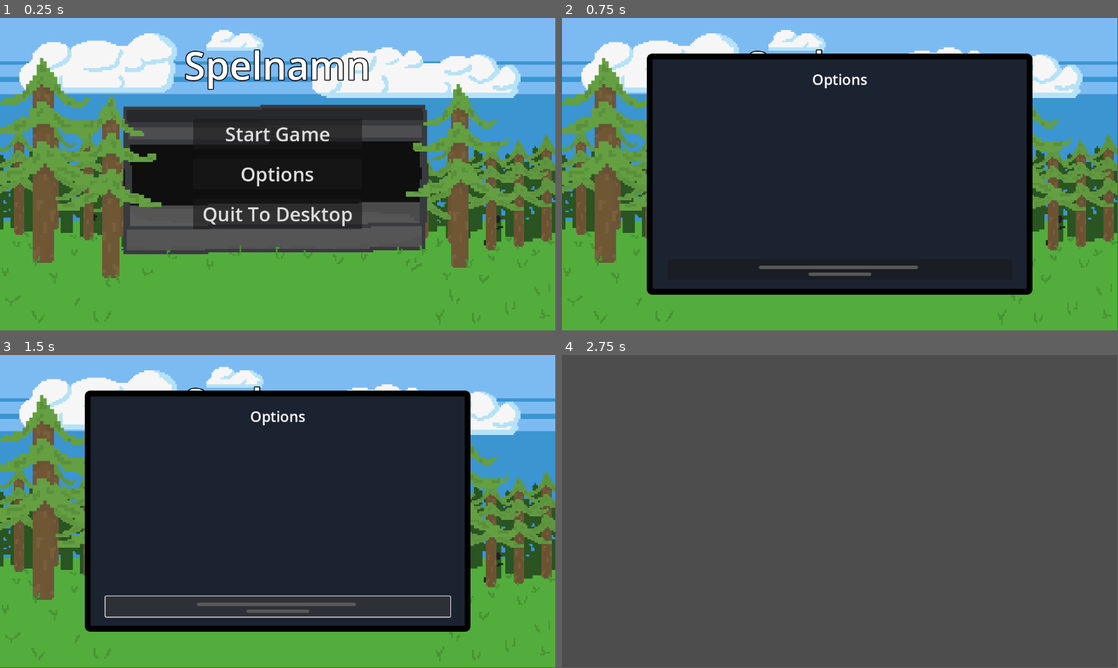
Above: before the commit, frames 1-4 (two rows, left to right).
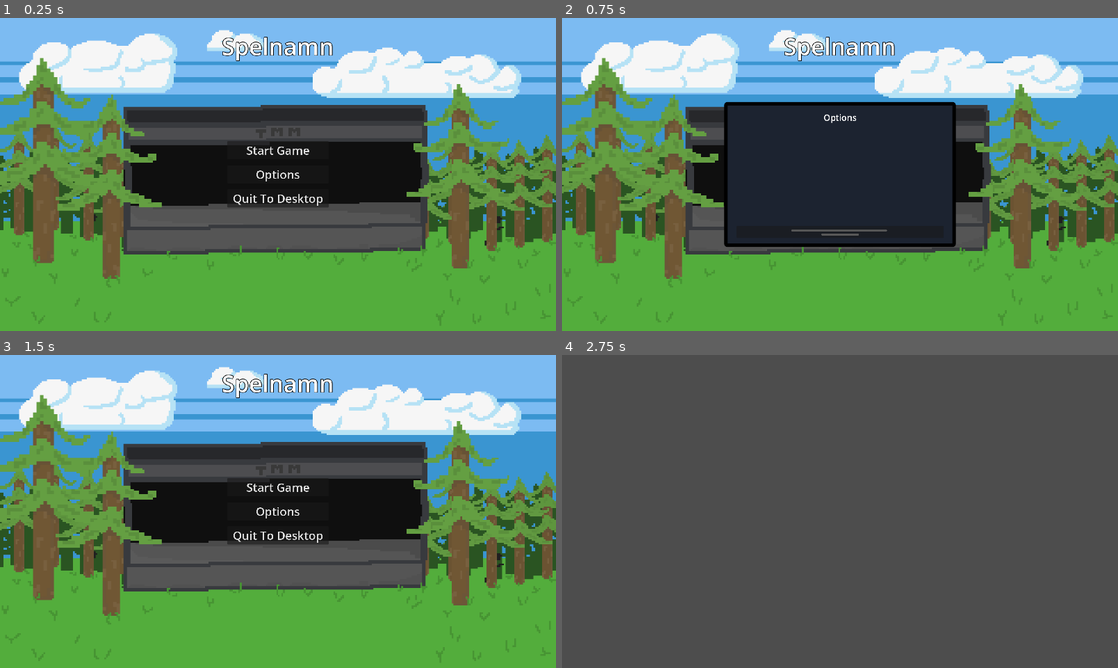
Above: after the commit, the same moments.

Repository: Goldstar32/TMMGame
Game: Godot game, scene res://Scenes/Menus/main_menu.tscn
Same seed, same stepped clock (60 frames per second), same inputs: the game is played once before the commit and once after it.
Inputs (mouse positions are in pixels of both pictures, inside the frame that each line leads up to; where the layout moved, square brackets give the same spot in the first picture):
- Up to frame 1 (0.25 s): no input
- Up to frame 2 (0.75 s): click "Options" at 0.5 s
- Up to frame 3 (1.5 s): click (278, 567) [278, 605] at 1.25 s
- Up to frame 4 (2.75 s): click "Start Game" at 2 s
The window is 799x449 before the commit and 800x450 after it. Grey fills any space a smaller window leaves; there, only what the larger window draws over its background counts as a difference.

The runs differ from the first frame. In frame 1, 8.8% of the frame differs, in the area x 0-100%, y 0-99%; in frame 2, 37%; in frame 3, 53%; in frame 4, only the window size differs.

Commit message:
Ändrade aspect ratio

Diff:
--- a/Scenes/Menus/main_menu.tscn
+++ b/Scenes/Menus/main_menu.tscn
@@ -1,7 +1,6 @@
-[gd_scene load_steps=4 format=3 uid="uid://dahoia7y3oll3"]
+[gd_scene load_steps=3 format=3 uid="uid://dahoia7y3oll3"]
 
 [ext_resource type="Script" path="res://Scripts/Menus/main_menu.gd" id="1_xlphf"]
-[ext_resource type="AudioStream" uid="uid://bpffl5qstpb3y" path="res://Assets/SFX/spacebar-click-keyboard-199448.mp3" id="2_5cgxa"]
 [ext_resource type="Texture2D" uid="uid://o58krccccykj" path="res://Assets/menu-backgrounds/main-menu-background-nochars.png" id="2_52nfi"]
 
 [node name="MainMenu" type="Control"]
@@ -13,8 +12,7 @@
 grow_vertical = 2
 script = ExtResource("1_xlphf")
 
-[node name="ClickSFX" type="AudioStreamPlayer" parent="."]
-stream = ExtResource("2_5cgxa")
+[node name="AudioStreamPlayer2D" type="AudioStreamPlayer2D" parent="."]
 
 [node name="Background" type="TextureRect" parent="."]
 layout_mode = 1
--- a/Scenes/Menus/options_menu.tscn
+++ b/Scenes/Menus/options_menu.tscn
@@ -1,8 +1,7 @@
-[gd_scene load_steps=5 format=3 uid="uid://bumkwyodpae4c"]
+[gd_scene load_steps=4 format=3 uid="uid://bumkwyodpae4c"]
 
 [ext_resource type="Texture2D" uid="uid://tu2lmp5ft7qd" path="res://Assets/menu-stuff/pad-arrow.png" id="1_konqf"]
 [ext_resource type="Script" path="res://Scripts/Menus/options_menu.gd" id="1_mwxus"]
-[ext_resource type="AudioStream" uid="uid://bpffl5qstpb3y" path="res://Assets/SFX/spacebar-click-keyboard-199448.mp3" id="2_6luwb"]
 
 [sub_resource type="StyleBoxFlat" id="StyleBoxFlat_b0uj0"]
 bg_color = Color(0.108516, 0.137763, 0.189462, 1)
@@ -27,8 +26,7 @@
 size_flags_vertical = 4
 script = ExtResource("1_mwxus")
 
-[node name="ClickSFX" type="AudioStreamPlayer" parent="."]
-stream = ExtResource("2_6luwb")
+[node name="AudioStreamPlayer2D" type="AudioStreamPlayer2D" parent="."]
 
 [node name="MenuPanel" type="Panel" parent="."]
 layout_mode = 1
--- a/Scripts/Menus/main_menu.gd
+++ b/Scripts/Menus/main_menu.gd
@@ -1,5 +1,5 @@
 extends Control
-
+@onready var click_sound = preload("res://Assets/SFX/spacebar-click-keyboard-199448.mp3")
 
 # Called when the node enters the scene tree for the first time.
 func _ready():
@@ -12,21 +12,27 @@
 
 
 func _on_start_button_up():
+	$AudioStreamPlayer2D.stream = click_sound
+	$AudioStreamPlayer2D.play()
+
 	#Byt scen till nästa
-	$ClickSFX.play()
 	await get_tree().create_timer(0.3).timeout
 	get_tree().change_scene_to_file("res://Scenes/main.tscn")
 
 
 func _on_quit_button_up():
+	$AudioStreamPlayer2D.stream = click_sound
+	$AudioStreamPlayer2D.play()
+
 	#Stänger ned programmet
-	$ClickSFX.play()
 	await get_tree().create_timer(0.3).timeout
 	get_tree().quit()
 
 
 func _on_options_button_up():
-	#Lägger till transitionscenen till main menu
-	$ClickSFX.play()
+	$AudioStreamPlayer2D.stream = click_sound
+	$AudioStreamPlayer2D.play()
+
+	#Lägger till optionsscenen till main menu
 	var options = preload("res://Scenes/Menus/options_menu.tscn").instantiate()
 	get_tree().get_root().add_child(options)
--- a/Scripts/Menus/options_menu.gd
+++ b/Scripts/Menus/options_menu.gd
@@ -1,10 +1,10 @@
 extends Control
 @onready var options_menu = $"."
+@onready var click_sound = preload("res://Assets/SFX/spacebar-click-keyboard-199448.mp3")
 
 
 # Called when the node enters the scene tree for the first time.
 func _ready():
-	#spela padda up animationen
 	pass
 
 
@@ -14,7 +14,7 @@
 
 
 func _on_button_button_up():
-	#spela animationen i en halv sekund och ta bort options från scenen
-	$ClickSFX.play()
-	await get_tree().create_timer(0.3).timeout
+	$AudioStreamPlayer2D.stream = click_sound
+	$AudioStreamPlayer2D.play()
+
 	get_tree().root.remove_child(options_menu)
--- a/project.godot
+++ b/project.godot
@@ -17,7 +17,11 @@
 
 [display]
 
-window/stretch/aspect="expand"
+window/size/viewport_width=1920
+window/size/viewport_height=1080
+window/size/mode=2
+window/stretch/mode="viewport"
+window/stretch/aspect="keep_width"
 
 [rendering]
 
